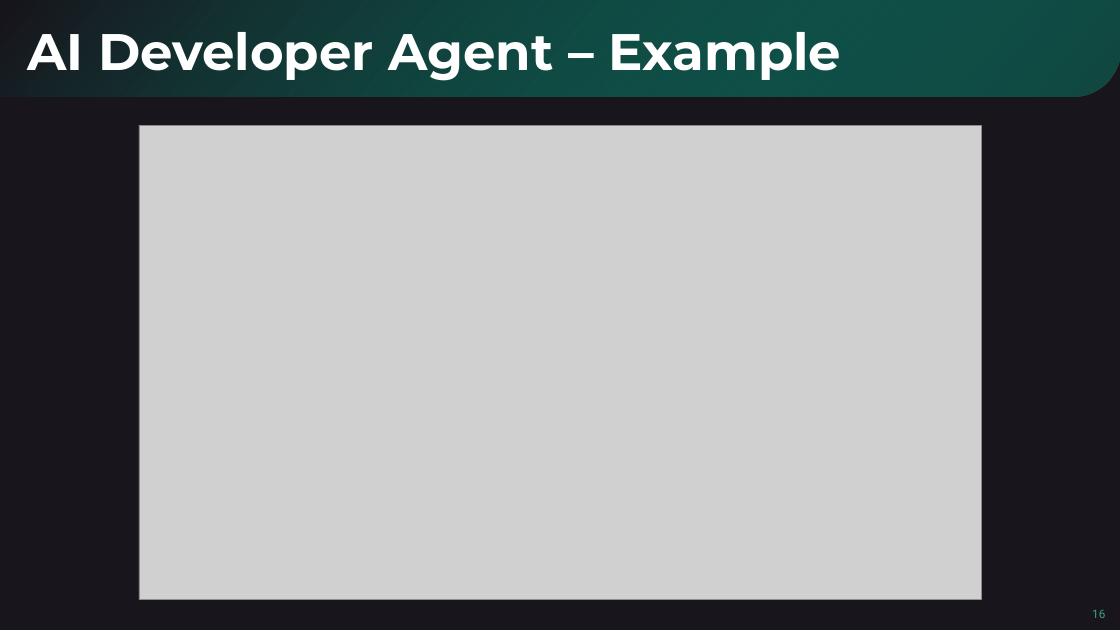
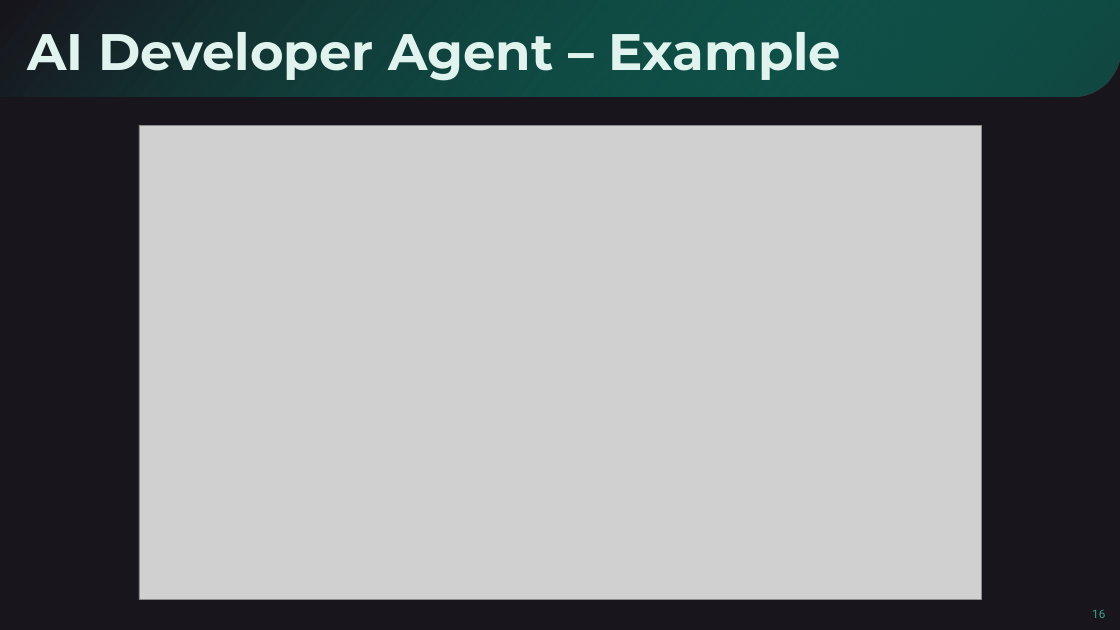
Before and after one commit to SoftUni/SoftUni-Course-Converter, a slide deck: slide 16 of Document-Templates/SoftUni-AI-PowerPoint-Template-Oct-2024.pptx. Drawn at 1120x630 pixels with LibreOffice and Linux fonts; fonts in the diff are those of the drawing; grey boxes stand for pictures; background and template pictures are left out. Boxes give left, top, right and bottom in pixels: in the first picture for what was removed or moved away, otherwise in the second. Text is boxed around its words. In the diff, an @@ line names an element or a change of style, - is before the commit and + after.

```diff
--- a/Document-Templates/SoftUni-AI-PowerPoint-Template-Oct-2024.pptx
+++ b/Document-Templates/SoftUni-AI-PowerPoint-Template-Oct-2024.pptx
@@ title "AI Developer Agent – Example" at bbox=[27, 32, 841, 81]: text colour #FFFFFF to #E0F3EF @@
```
Also in this commit, not shown: 37 other slides changed.
